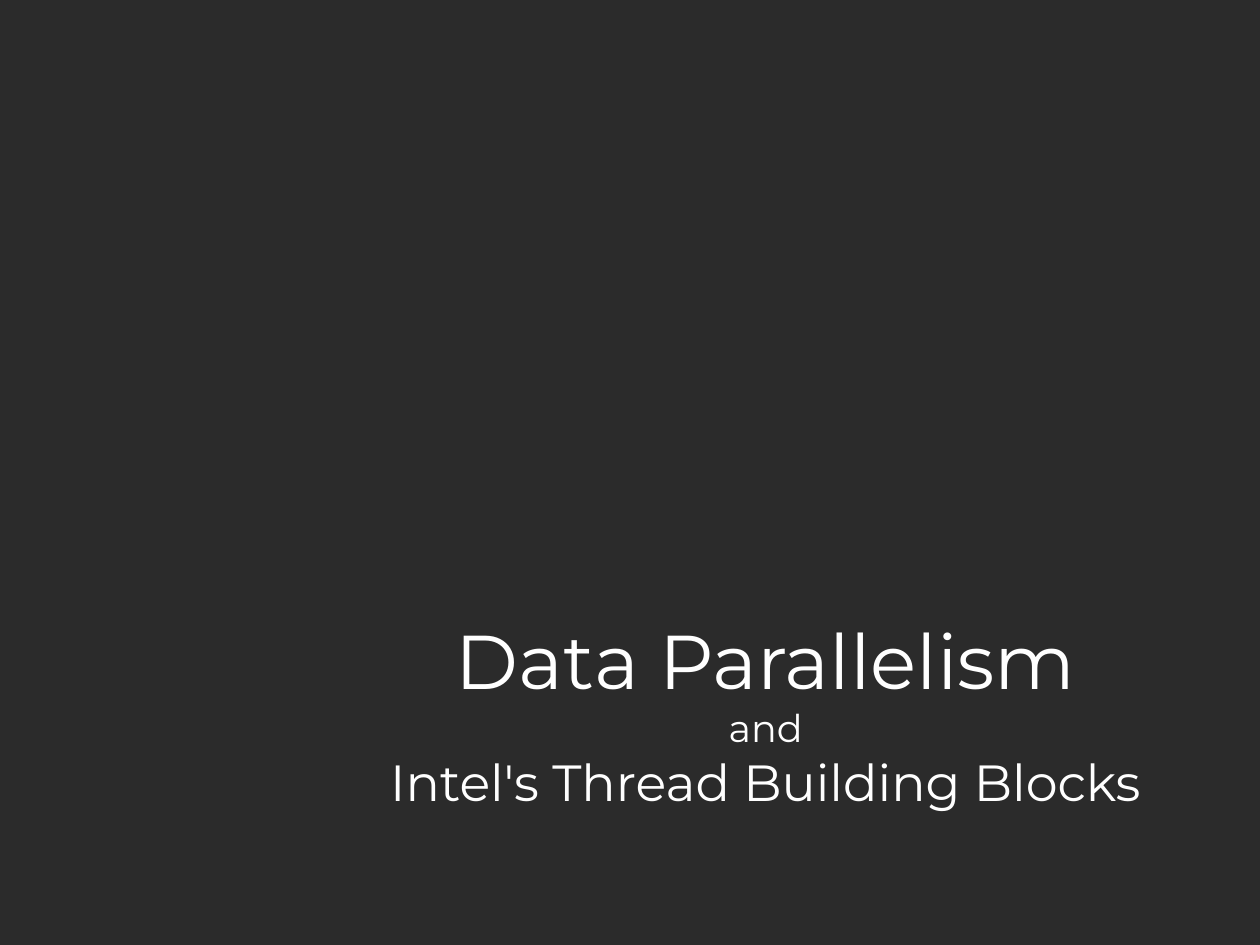
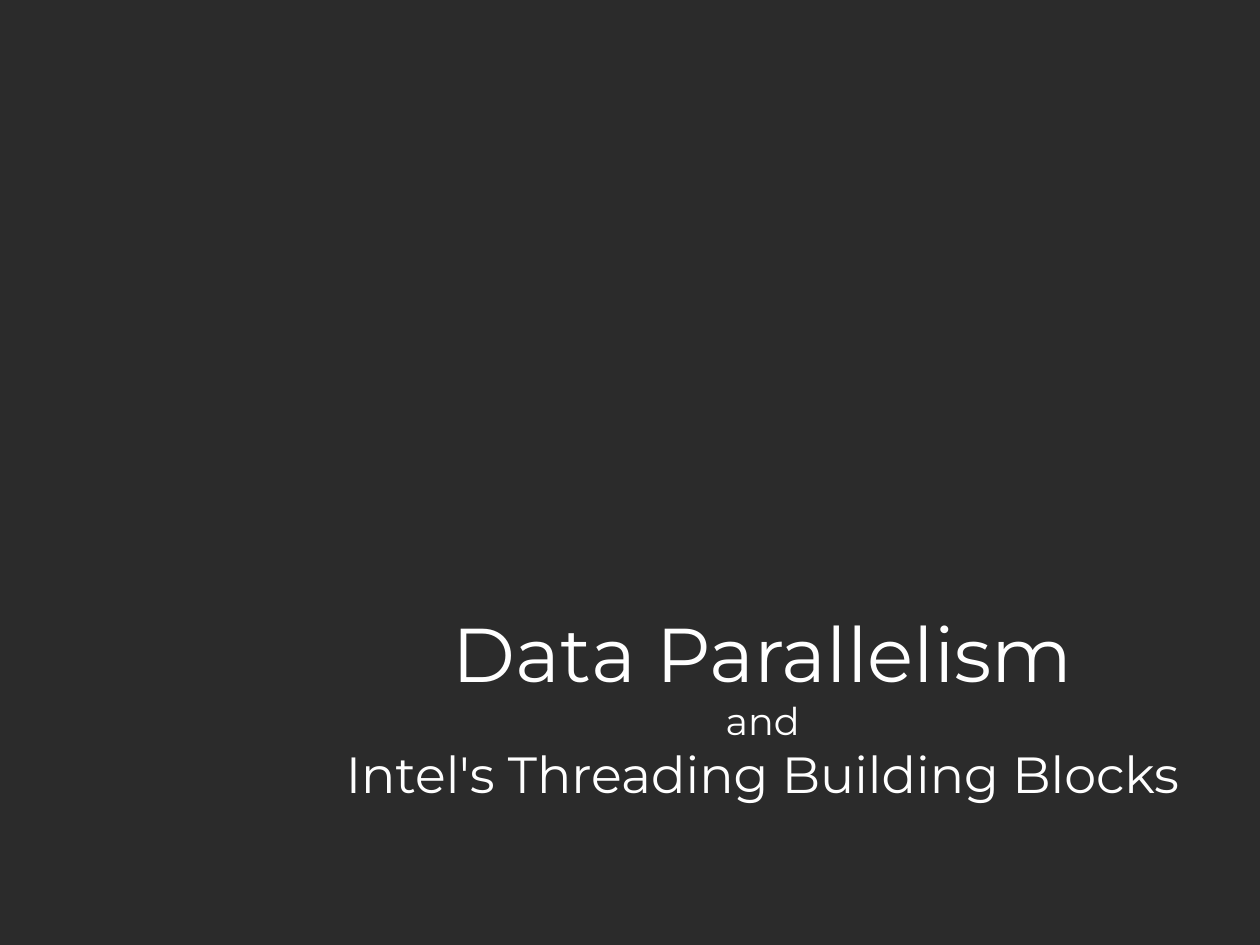
Before and after one commit to FractalDesigns/cowichan-1, a slide deck: slide 1 of cowichan_tbb/presentation.odp. Drawn at 1260x945 pixels with LibreOffice and Linux fonts; fonts in the diff are those of the drawing; background and template pictures are left out; a plain dark background stands for a picture behind light text. Boxes give left, top, right and bottom in pixels: in the first picture for what was removed or moved away, otherwise in the second. Text is boxed around its words. In the diff, an @@ line names an element or a change of style, - is before the commit and + after.

```diff
--- a/cowichan_tbb/presentation.odp
+++ b/cowichan_tbb/presentation.odp
@@ text "Data Parallelism": place and size @@
-text "Data Parallelism" at [390, 632, 1141, 811]
+text "Data Parallelism" at [346, 625, 1179, 803]
@@ text at [346, 755, 1179, 803]: text changed @@
-Intel's Thread Building Blocks
+Intel's Threading Building Blocks
```
Also in this commit, not shown: 6 other slides changed.
